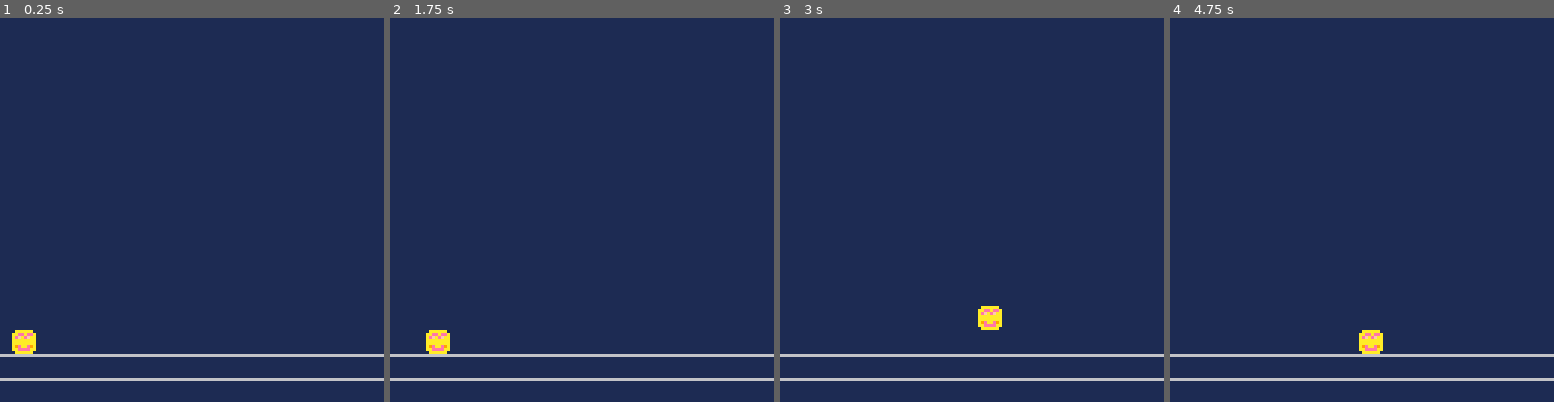
Above: before the commit, frames 1-4 (left to right).
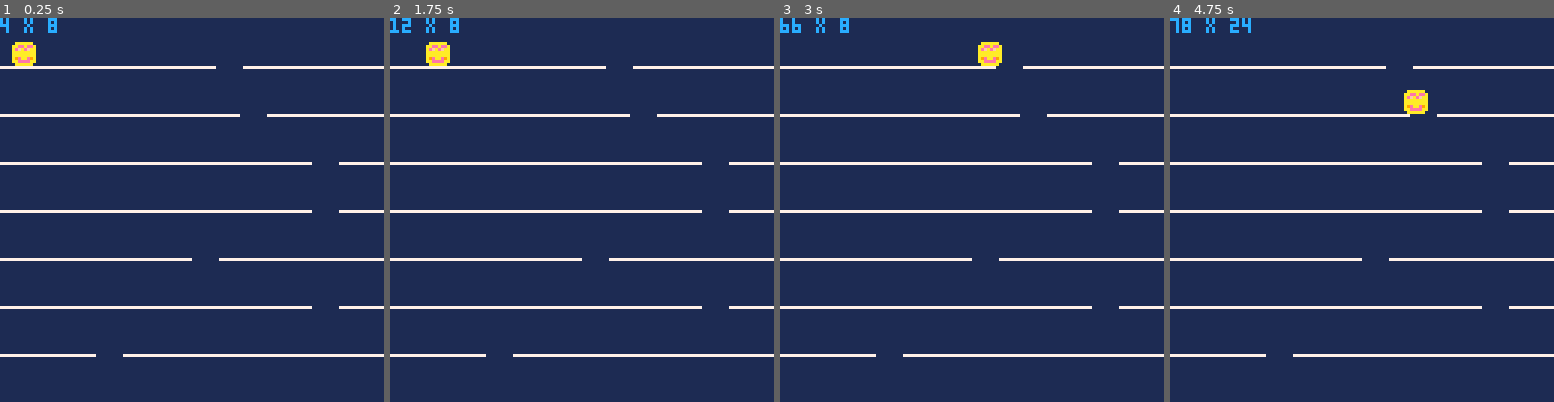
Above: after the commit, the same moments.

Repository: broquaint/pico8-carts
Game: PICO-8 cartridge firstone.p8
Same seed, same stepped clock (60 frames per second), same inputs: the game is played once before the commit and once after it.
Inputs:
- Up to frame 1 (0.25 s): no input
- Up to frame 2 (1.75 s): hold Right from 1.6 s (still down)
- Up to frame 3 (3 s): release Right at 2.1 s; hold Up 2.15-2.42 s; hold Right from 2.47 s (still down)
- Up to frame 4 (4.75 s): release Right at 3.03 s; hold Left 3.08-3.58 s; hold Down 3.63-3.97 s; hold Right 4.02-4.68 s; hold Up from 4.73 s (still down)

The runs differ from the first frame. In frame 1, 6.8% of the frame differs, in the area x 0-100%, y 0-95%; in frame 2, 6.9%; in frame 3, 6.9%; in frame 4, 7.0%.

Commit message:
A very rudimentary interaction
Now the boens of a game are starting to show. Bugs abound!

Diff:
--- a/firstone.p8
+++ b/firstone.p8
@@ -5,32 +5,84 @@
 -- by broquaint
 
 x = 4
-y = 104
-dx = 0
+y = 8
+level = 1
+jumping = false
+dy = 0
 
+function jump()
+   if(dy > 0) then
+      y -= flr(abs(dy*5))
+      if(dy == 0.5) then
+         dy += 0.3
+      elseif(dy == 0.8) then
+         dy += 0.2
+      elseif(dy == 1) then
+         dy += 0.1
+      else
+         dy = -0.5
+      end
+   else
+      y += flr(abs(dy*5))
+      if(dy == -0.5) then
+         dy -= 0.3
+      elseif(dy == -0.8) then
+         dy -= 0.2
+      elseif(dy == -1) then
+         dy -= 0.1
+      else
+         dy = 0
+         jumping = false
+      end
+   end
+end
 
 function _update()
-   if (btn(0) and x >= 1) then x=x-3 end
-   if (btn(1)) then x=x+2 end
-   if (btn(2) and (y-1) <= 104) then y=y-1 end
-   if (btn(3) and (y+1) <= 104) then y=y+1 end
+   if (btn(0) and x >= 1) then x=x-2 end
+   if (btn(1) and x <= 118) then x=x+2 end
 
---   if(x < 120) x += 1
---   if(y < 120) y += 1
+   if (btn(2) and y % 8 == 0) then
+      jumping = true
+      dy = 0.5
+      sfx(0)
+   end
+
+   if (jumping) then
+      jump()
+   end
+
+   local curgap = gapset[level]
+   if(curgap != null and x > curgap[1] and x < curgap[2]) then
+      y += 16
+      level += 1
+   end
 end
 
 function _draw()
    cls(1)
 
-   for ix=14,18 do
-      line(0, ix * 8, 128, ix * 8)
+   for iy=1,9 do
+      local liney = iy * 16
+      line(0, liney, 128, liney, 7)
+      local gap=gapset[iy]
+      line(gap[1], liney, gap[2], liney, 1)
    end
 
    spr(1, x, y)
+   print(x .. " x " .. y, 0, 0, 12)
 end
 
+gapset={}
 function _init()
    print("hi")
+   local gaps={
+      {8,16}, {16,24}, {24,32}, {32,40}, {40,48}, {48,56}, {56,64}, {64,72},
+      {72,80}, {80,88}, {88,96}, {96,104}, {104,112}
+   }
+   for iy=1,9 do
+      gapset[iy] = gaps[flr(rnd(#gaps))+1]
+   end
+
 end
 
 __gfx__
Not shown, changed: the sound effects (__sfx__) section of firstone.p8
